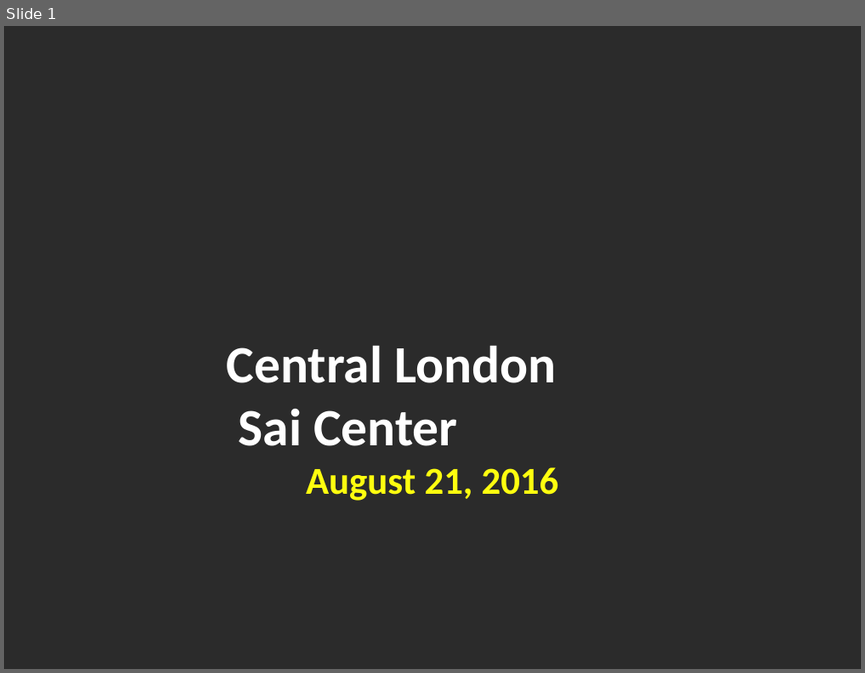
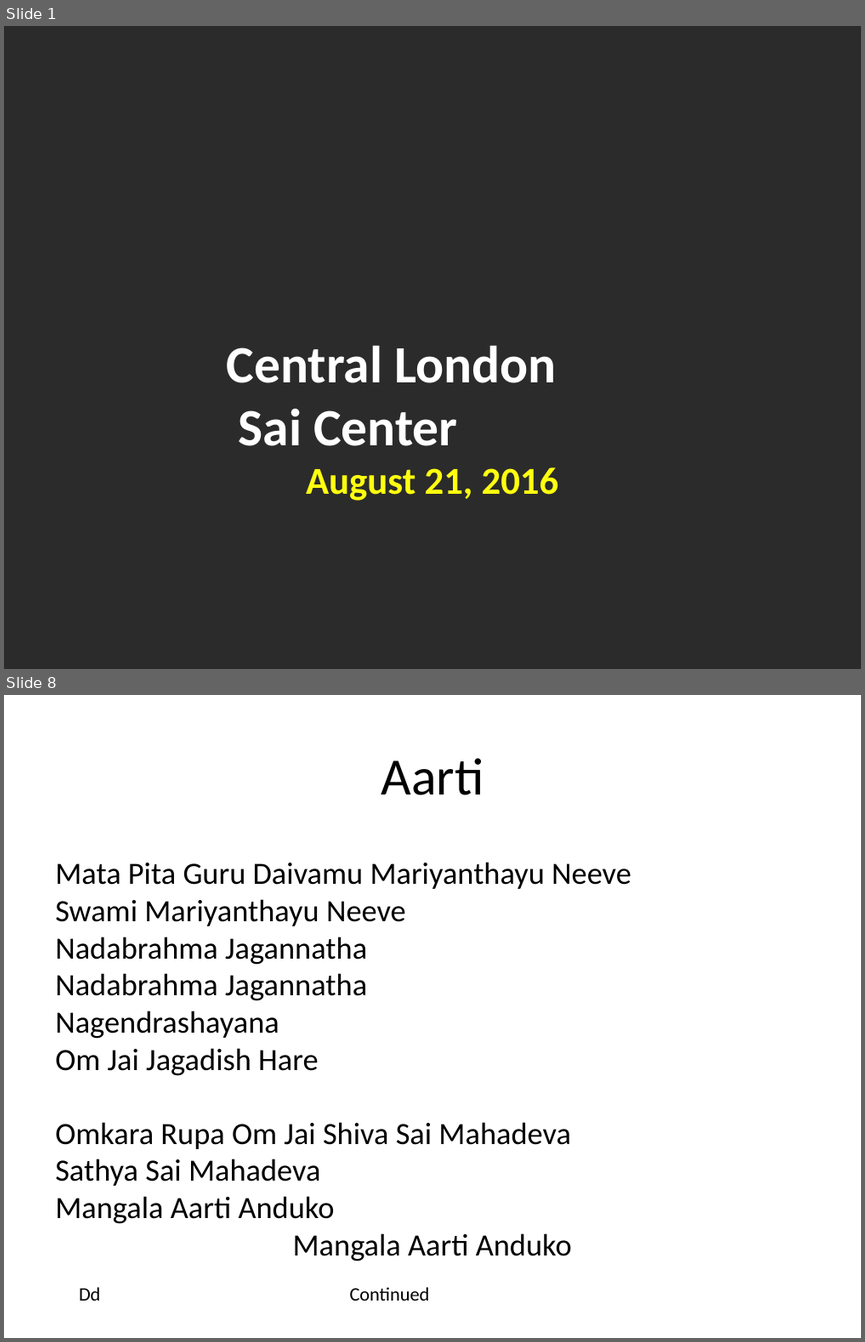
Before and after one commit to riteshreddyr/bhajanpresentationmaker, a slide deck: generated_ppts/bhajans.pptx. Shown one above the other, each under a label of ours: slide 1 before the commit, slides 1 and 8 after it; the slides between them are not shown. The pictures are 865x673 and 865x1342 pixels, drawn with LibreOffice and Linux fonts; fonts in the diff are those of the drawing; background and template pictures are left out; a plain dark background stands for a picture behind light text. Boxes give left, top, right and bottom in pixels: in the first picture for what was removed or moved away, otherwise in the second. Text is boxed around its words. In the diff, an @@ line names an element or a change of style, - is before the commit and + after.

```diff
--- a/generated_ppts/bhajans.pptx
+++ b/generated_ppts/bhajans.pptx
@@ slide 8 added at (4, 695, 861, 1338), background #FFFFFF @@
@@ title added at (381, 758, 483, 795), 44 pt, text #000000 @@
+Aarti
@@ text added at (55, 862, 631, 1261), 26 pt, text #000000 @@
+Mata Pita Guru Daivamu Mariyanthayu Neeve
+Swami Mariyanthayu Neeve
+Nadabrahma Jagannatha
+Nadabrahma Jagannatha
+Nagendrashayana
+Om Jai Jagadish Hare
+Omkara Rupa Om Jai Shiva Sai Mahadeva
+Sathya Sai Mahadeva
+Mangala Aarti Anduko
+Mangala Aarti Anduko
@@ text added at (79, 1287, 100, 1300), 16 pt, text #000000 @@
+Dd
@@ text added at (350, 1287, 430, 1300), 16 pt, text #000000 @@
+Continued
```
Also in this commit, not shown: 1 slide changed, 7 other slides added, 5 other files.
